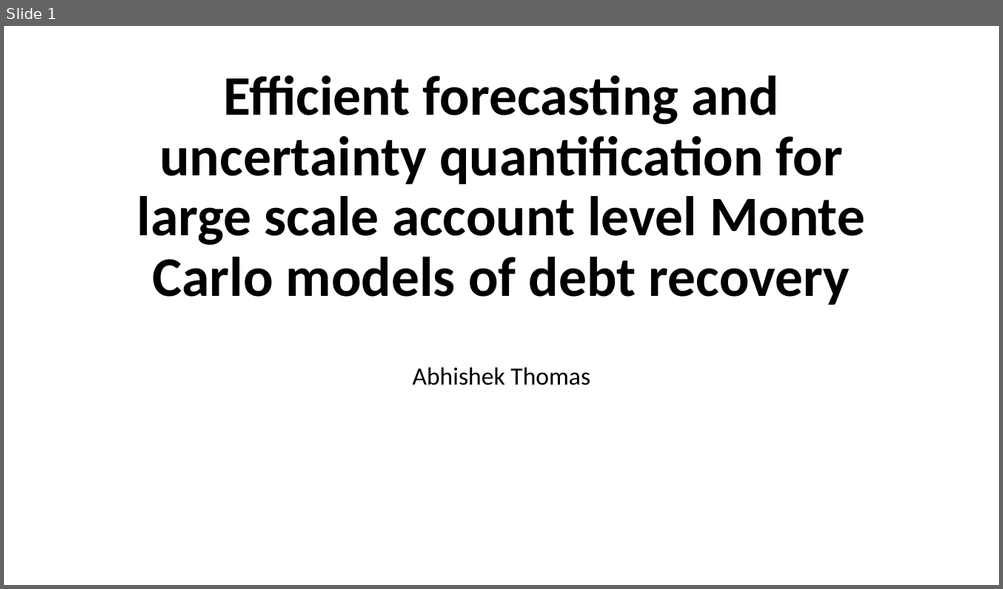
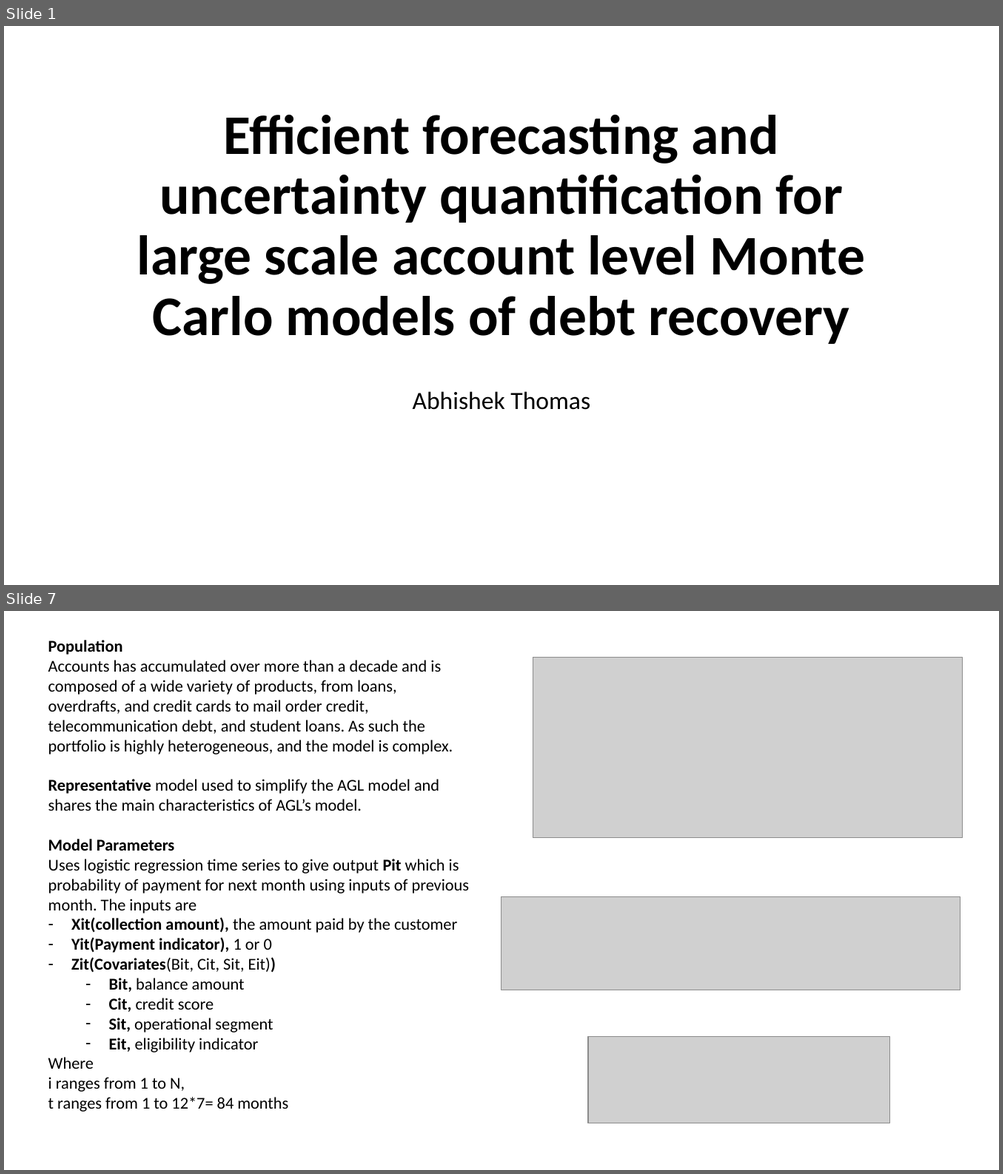
Before and after one commit to dcrey7/Interview-hackathons-assignment, a slide deck: Efficient forecasting and uncertainty quantification for large scale.pptx. Shown one above the other, each under a label of ours: slide 1 before the commit, slides 1 and 7 after it; the slides between them are not shown. The pictures are 1003x589 and 1003x1174 pixels, drawn with LibreOffice and Linux fonts; fonts in the diff are those of the drawing; grey boxes stand for pictures. Boxes give left, top, right and bottom in pixels: in the first picture for what was removed or moved away, otherwise in the second. Text is boxed around its words. In the diff, an @@ line names an element or a change of style, - is before the commit and + after.

```diff
--- a/Efficient forecasting and uncertainty quantification for large scale.pptx
+++ b/Efficient forecasting and uncertainty quantification for large scale.pptx
@@ slide 7 added at [4,611,999,1170], background #FFFFFF @@
@@ text added at [48,640,469,1112], 16 pt, text #000000 @@
+Population
+Accounts has accumulated over more than a decade and is composed of a wide variety of products, from loans, overdrafts, and credit cards to mail order credit, telecommunication debt, and student loans. As such the portfolio is highly heterogeneous, and the model is complex.
+Representative model used to simplify the AGL model and shares the main characteristics of AGL’s model.
+Model Parameters
+Uses logistic regression time series to give output Pit which is probability of payment for next month using inputs of previous month. The inputs are
+– Xit(collection amount), the amount paid by the customer
+– Yit(Payment indicator), 1 or 0
+– Zit(Covariates(Bit, Cit, Sit, Eit))
+  – Bit, balance amount
+  – Cit, credit score
+  – Sit, operational segment
+  – Eit, eligibility indicator
+Where
+i ranges from 1 to N,
+t ranges from 1 to 12*7= 84 months
@@ picture added at [533,658,962,838] @@
@@ picture added at [502,897,960,991] @@
@@ picture added at [588,1037,891,1125] @@
@@ slide 1 changed as well @@
@@ title "Efficient forecasting and uncertainty quantification ...": place and size @@
-title "Efficient forecasting and uncertainty quantification ..." at [137,76,865,305]
+title "Efficient forecasting and uncertainty quantification ..." at [137,115,865,344]
@@ subtitle "Abhishek Thomas": place and size @@
-subtitle "Abhishek Thomas" at [412,367,590,386]
+subtitle "Abhishek Thomas" at [412,392,590,410]
```
Also in this commit, not shown: 1 other slide changed, 11 other slides added, 3 slides removed.
